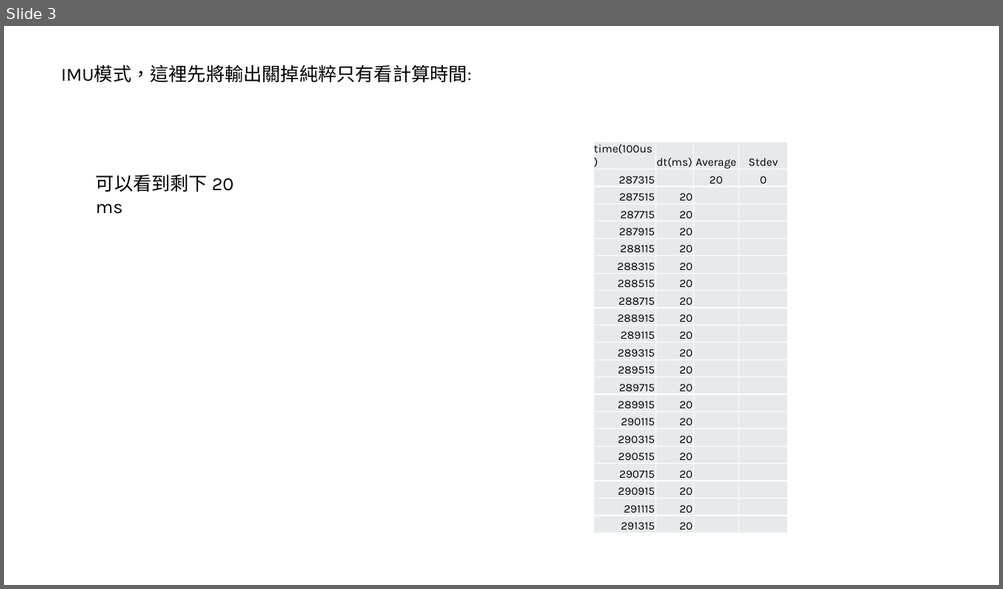
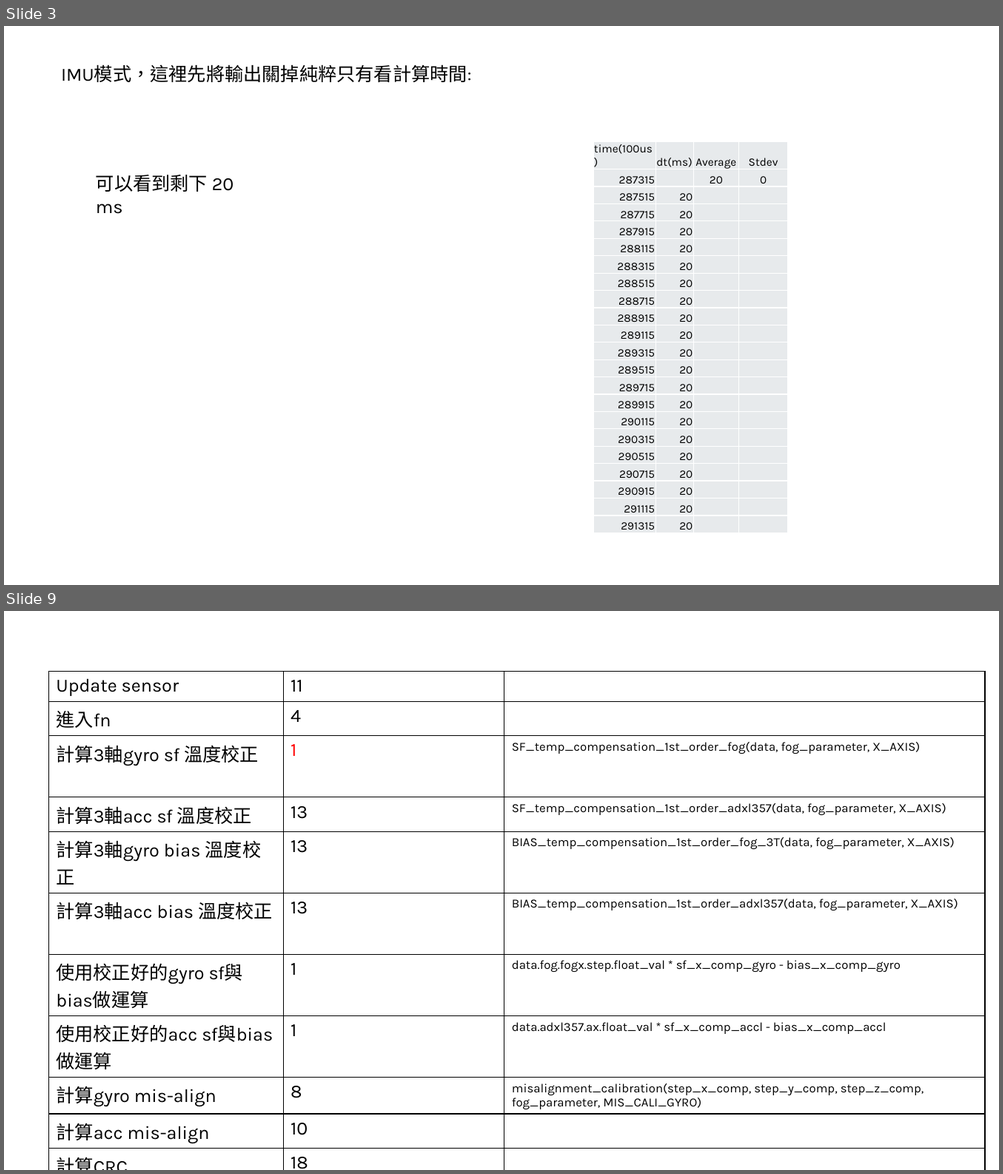
Before and after one commit to adamShiau/adamShiau_FPGA, a slide deck: intel_IP/IRIS/HW_IP/Interface/花費時間測試.pptx. Shown one above the other, each under a label of ours: slide 3 before the commit, slides 3 and 9 after it; the slides between them are not shown. The pictures are 1003x589 and 1003x1174 pixels, drawn with LibreOffice and Linux fonts; fonts in the diff are those of the drawing. Boxes give left, top, right and bottom in pixels: in the first picture for what was removed or moved away, otherwise in the second. Text is boxed around its words. In the diff, an @@ line names an element or a change of style, - is before the commit and + after.

```diff
--- a/intel_IP/IRIS/HW_IP/Interface/花費時間測試.pptx
+++ b/intel_IP/IRIS/HW_IP/Interface/花費時間測試.pptx
@@ slide 9 added at [4, 611, 999, 1170], background #FFFFFF @@
@@ table added at [48, 672, 984, 1170], 11 rows, 3 columns @@
+Update sensor | 11 | 
+進入fn | 4 | 
+計算3軸gyro sf 溫度校正 | 1 | SF_temp_compensation_1st_order_fog(data, fog_parameter, X_AXIS)
+計算3軸acc sf 溫度校正 | 13 | SF_temp_compensation_1st_order_adxl357(data, fog_parameter, X_AXIS)
+計算3軸gyro bias 溫度校正 | 13 | BIAS_temp_compensation_1st_order_fog_3T(data, fog_parameter, X_AXIS)
+計算3軸acc bias 溫度校正 | 13 | BIAS_temp_compensation_1st_order_adxl357(data, fog_parameter, X_AXIS)
+使用校正好的gyro sf與bias做運算 | 1 | data.fog.fogx.step.float_val * sf_x_comp_gyro - bias_x_comp_gyro
+使用校正好的acc sf與bias做運算 | 1 | data.adxl357.ax.float_val * sf_x_comp_accl - bias_x_comp_accl
+計算gyro mis-align | 8 | misalignment_calibration(step_x_comp, step_y_comp, step_z_comp, fog_parameter, MIS_CALI_GYRO)
+計算acc mis-align | 10 | 
+計算CRC | 18 | 
```
Also in this commit, not shown: 5 other slides added, 1 slide removed, 6 other files.
